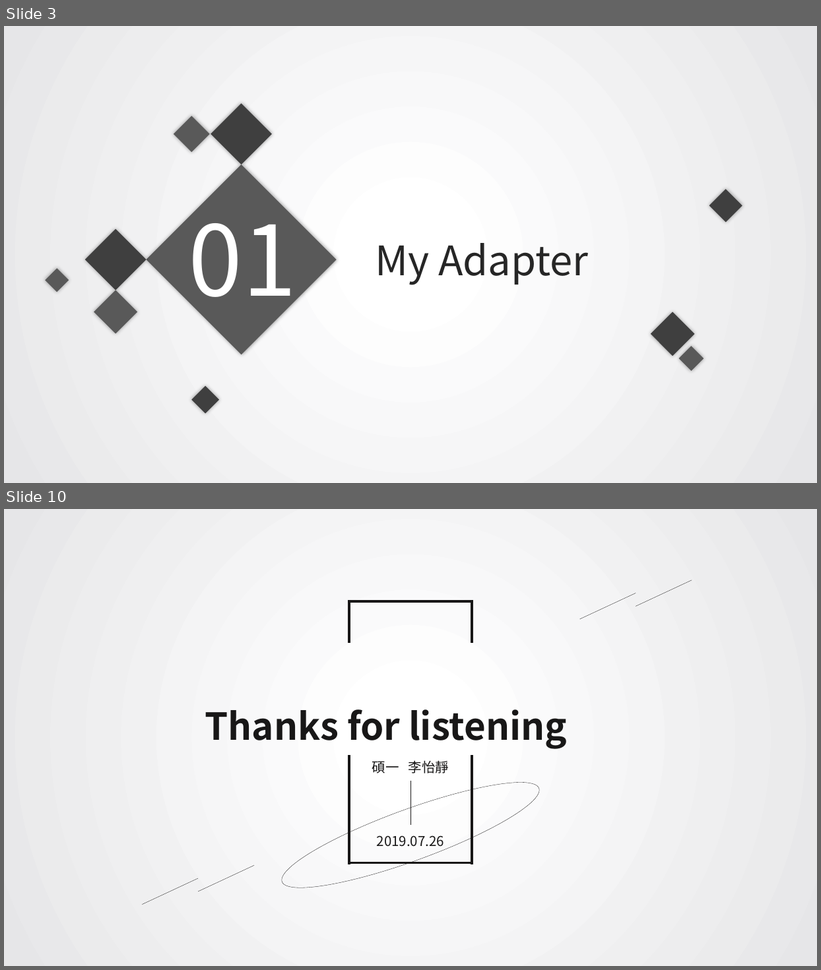
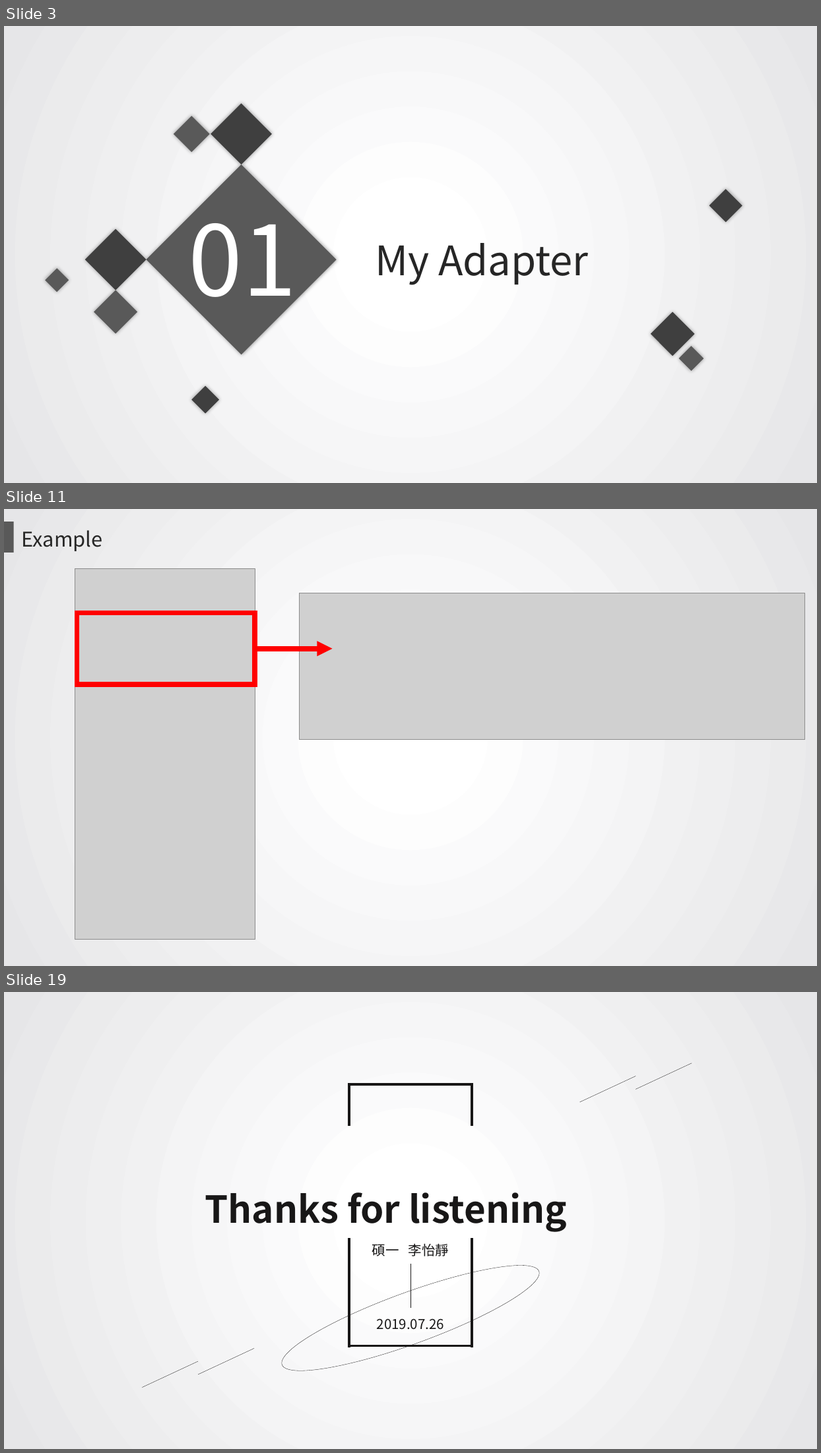
Before and after one commit to JoyceLi1210/JoyceLi1210.github.io, a slide deck: Android_HW3.pptx. Shown one above the other, each under a label of ours: slides 3 and 10 before the commit, slides 3, 11 and 19 after it; the slides between them are not shown. The pictures are 821x970 and 821x1453 pixels, drawn with LibreOffice and Linux fonts; fonts in the diff are those of the drawing; grey boxes stand for pictures; background and template pictures are left out. Boxes give left, top, right and bottom in pixels: in the first picture for what was removed or moved away, otherwise in the second. Text is boxed around its words. In the diff, an @@ line names an element or a change of style, - is before the commit and + after.

```diff
--- a/Android_HW3.pptx
+++ b/Android_HW3.pptx
@@ slide 11 added at bbox=[4, 509, 817, 966], background gradient #FFFFFF to #E6E6E8 @@
@@ rectangle added at bbox=[4, 522, 14, 553], fill #595959 @@
@@ text added at bbox=[22, 530, 103, 551], 24 pt, text #262626 @@
+Example
@@ picture added at bbox=[75, 568, 255, 940] @@
@@ picture added at bbox=[299, 593, 805, 740] @@
@@ rectangle added at bbox=[77, 613, 255, 684], outline #FF0000 6 pt @@
@@ arrow added from (255, 649) to (332, 649), #FF0000 6 pt @@
@@ what was slide 10 is now slide 19 @@
```
Also in this commit, not shown: 2 slides changed, 13 other slides added, 5 slides removed.
